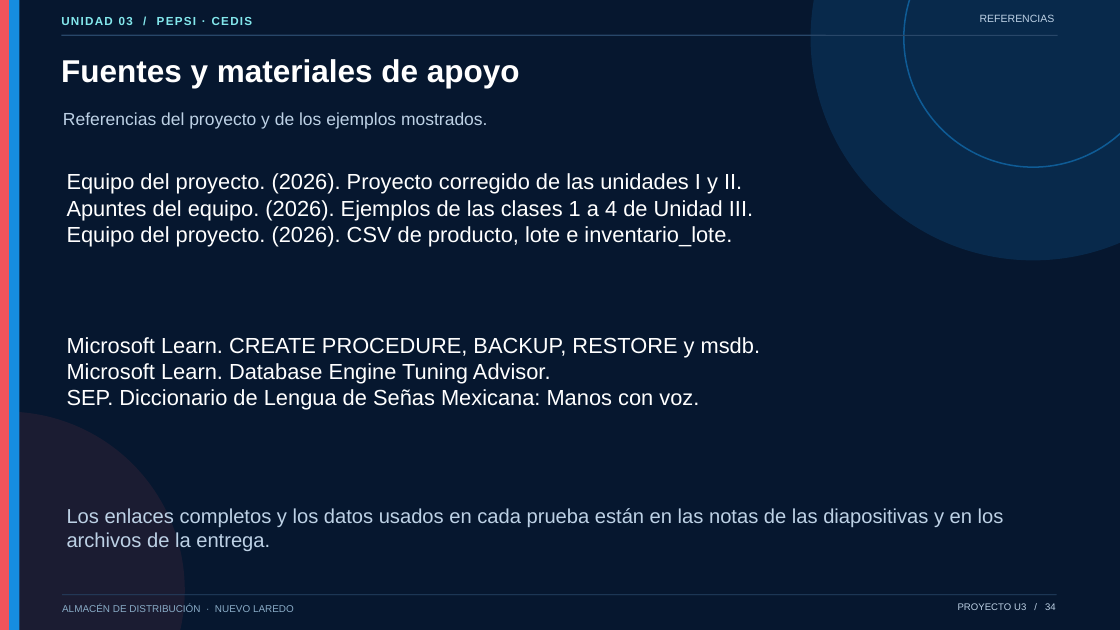
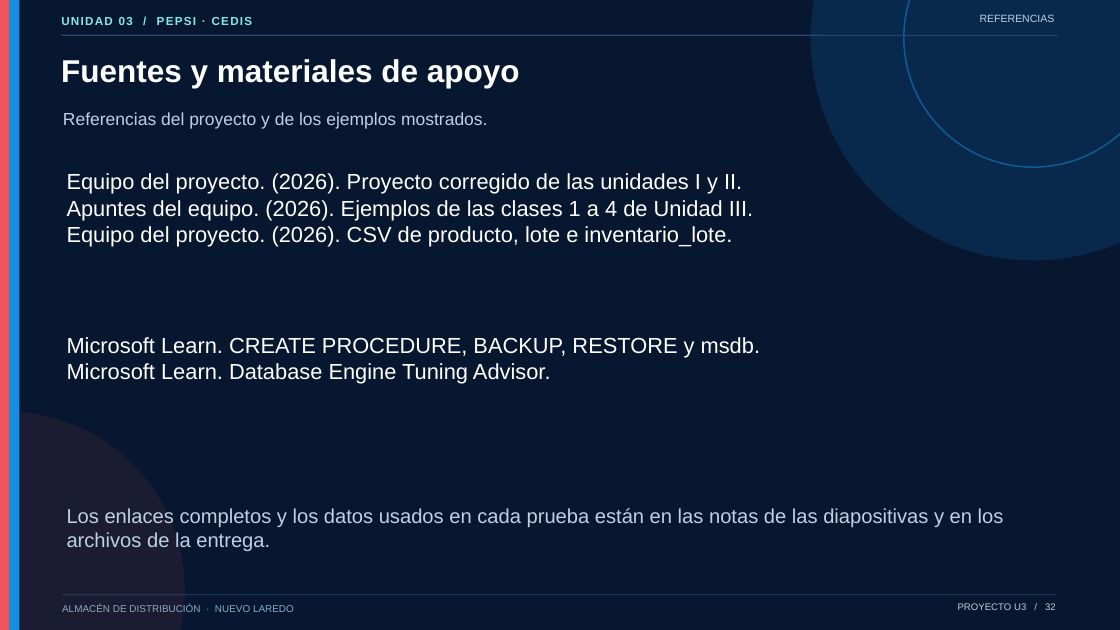
Before and after one commit to Carlosgrm1444/temas-selectos-tratamiento-informacion, a slide deck: slide 32 of Unidad3/Proyecto_Unidad_3/version_final/presentacion/Proyecto_Unidad_3_Pepsi_Final.pptx (slide 34 before the commit). Drawn at 1120x630 pixels with LibreOffice and Linux fonts; fonts in the diff are those of the drawing. Boxes give left, top, right and bottom in pixels: in the first picture for what was removed or moved away, otherwise in the second. Text is boxed around its words. In the diff, an @@ line names an element or a change of style, - is before the commit and + after.

Commit message:
Retira las diapositivas de cuento y lengua de señas

```diff
--- a/Unidad3/Proyecto_Unidad_3/version_final/presentacion/Proyecto_Unidad_3_Pepsi_Final.pptx
+++ b/Unidad3/Proyecto_Unidad_3/version_final/presentacion/Proyecto_Unidad_3_Pepsi_Final.pptx
@@ text at bbox=[67, 389, 699, 410]: paragraph removed @@
-SEP. Diccionario de Lengua de Señas Mexicana: Manos con voz.
```
Also in this commit, not shown: 4 other slides changed, 2 slides removed, 2 other files.
